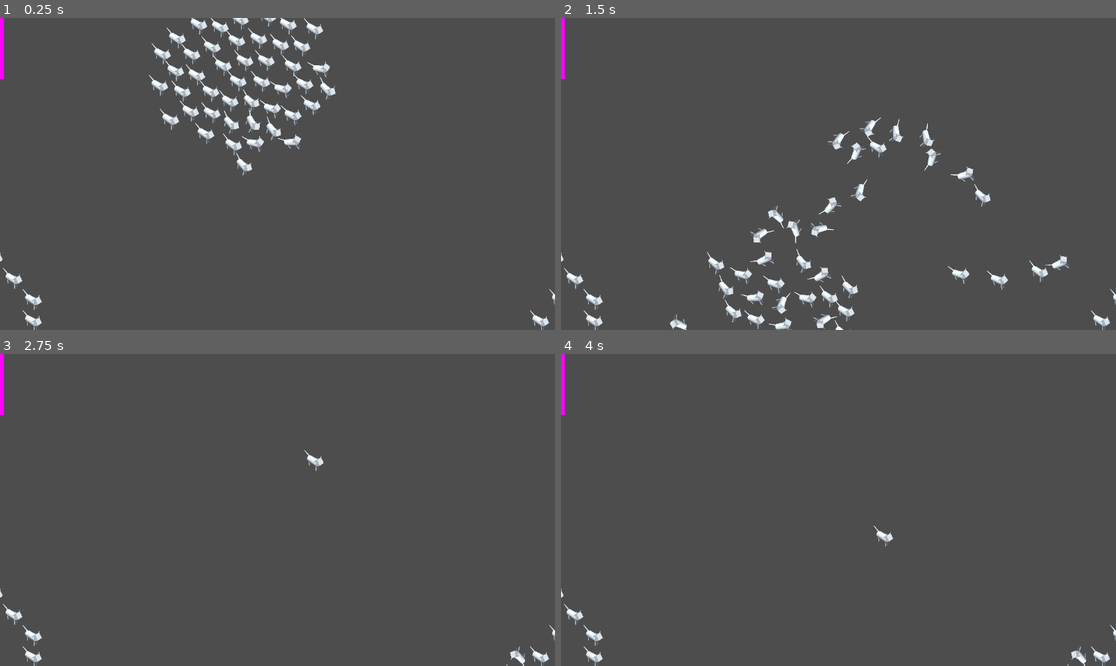
Above: before the commit, frames 1-4 (two rows, left to right).
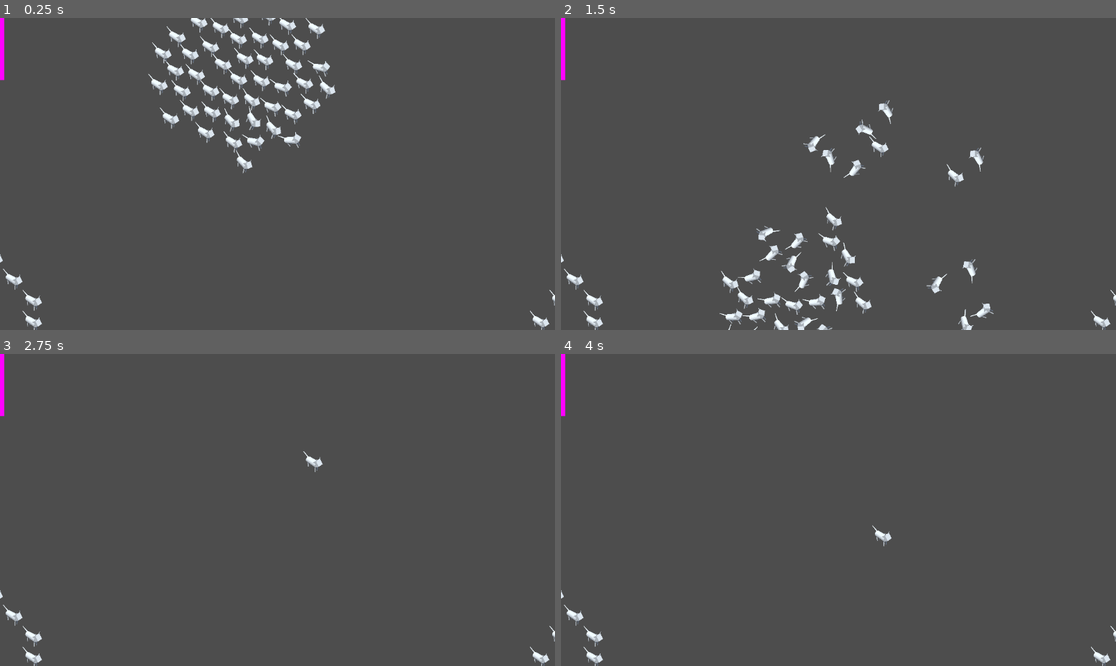
Above: after the commit, the same moments.

Repository: Nova840/LudumDare57
Game: Godot game, scene res://scenes/game.tscn
The game is run twice, just before and just after one commit, with the same random seed, the same clock (stepped at 60 frames per second) and the same inputs.
Inputs (mouse positions are in pixels of both pictures, inside the frame that each line leads up to):
- Up to frame 1 (0.25 s): no input
- Up to frame 2 (1.5 s): move the mouse to (960, 158) at 0.52 s; click (960, 158) at 0.6 s; move the mouse to (727, 189) at 1.27 s; click (727, 189) at 1.35 s
- Up to frame 3 (2.75 s): move the mouse to (333, 441) at 2.02 s; click (333, 441) at 2.1 s
- Up to frame 4 (4 s): move the mouse to (810, 572) at 2.77 s; click (810, 572) at 2.85 s; move the mouse to (1005, 556) at 3.52 s; click (1005, 556) at 3.6 s

The runs differ from the first frame. In frame 1, 2.8% of the frame differs, in the area x 0-100%, y 0-100%; in frame 2, 5.3%; in frame 3, 0.4%; in frame 4, 0.4%.

Commit message:
Add physics interpolation

Diff:
--- a/project.godot
+++ b/project.godot
@@ -35,3 +35,8 @@
 2d_physics/layer_1="Default"
 2d_physics/layer_2="Hand"
 2d_physics/layer_3="Physics"
+
+[physics]
+
+common/physics_jitter_fix=0.0
+common/physics_interpolation=true
--- a/scenes/game.tscn
+++ b/scenes/game.tscn
@@ -35,6 +35,7 @@
 
 [node name="Camera2D" type="Camera2D" parent="." node_paths=PackedStringArray("follow")]
 position = Vector2(51, 283)
+process_callback = 0
 script = ExtResource("3_lbhrr")
 follow = NodePath("../Hand")
 follow_speed = 2.0
